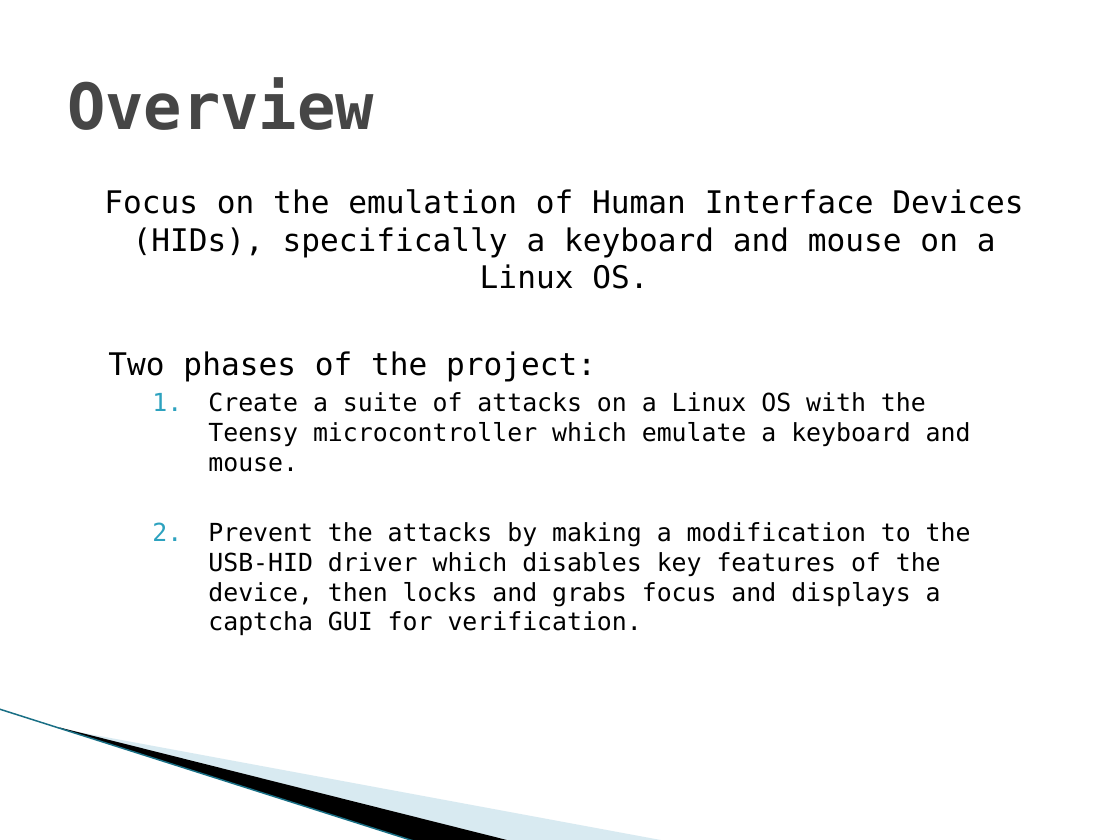
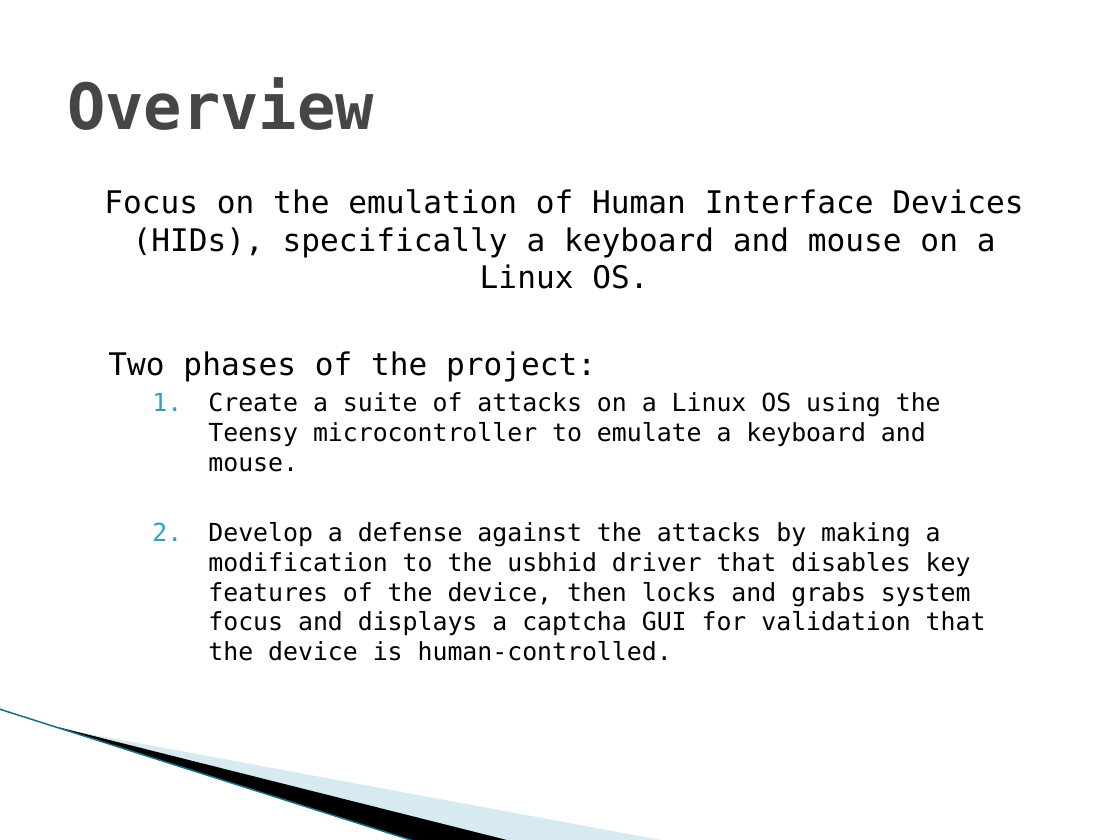
Before and after one commit to vfasburg/cse_825, a slide deck: slide 3 of Project/Final_Project_Presentation_Fasburg_Reiff_Thomas.pptx. Drawn at 1120x840 pixels with LibreOffice and Linux fonts; fonts in the diff are those of the drawing; background and template pictures are left out. Boxes give left, top, right and bottom in pixels: in the first picture for what was removed or moved away, otherwise in the second. Text is boxed around its words. In the diff, an @@ line names an element or a change of style, - is before the commit and + after.

```diff
--- a/Project/Final_Project_Presentation_Fasburg_Reiff_Thomas.pptx
+++ b/Project/Final_Project_Presentation_Fasburg_Reiff_Thomas.pptx
@@ text at (208, 392, 986, 661): text changed @@
-  1. Create a suite of attacks on a Linux OS with the Teensy microcontroller which emulate a keyboard and mouse.
-  2. Prevent the attacks by making a modification to the USB-HID driver which disables key features of the device, then locks and grabs focus and displays a captcha GUI for verification.
+  1. Create a suite of attacks on a Linux OS using the Teensy microcontroller to emulate a keyboard and mouse.
+  2. Develop a defense against the attacks by making a modification to the usbhid driver that disables key features of the device, then locks and grabs system focus and displays a captcha GUI for validation that the device is human-controlled.
```
Also in this commit, not shown: 8 other slides changed.
